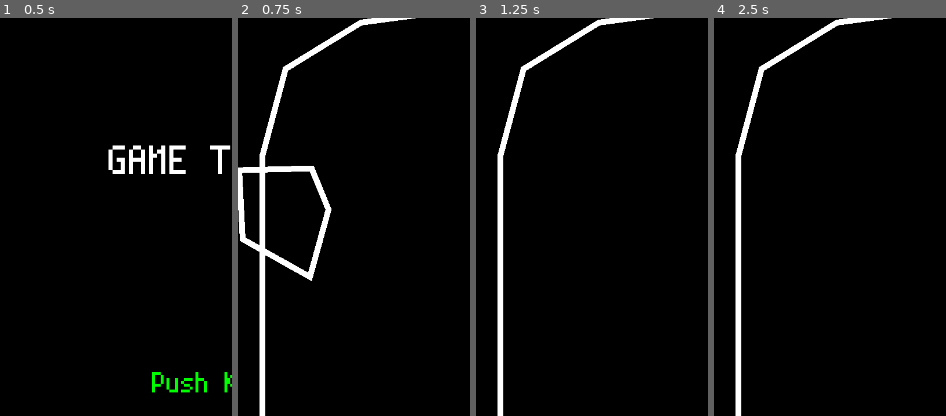
Above: before the commit, frames 1-4 (left to right).
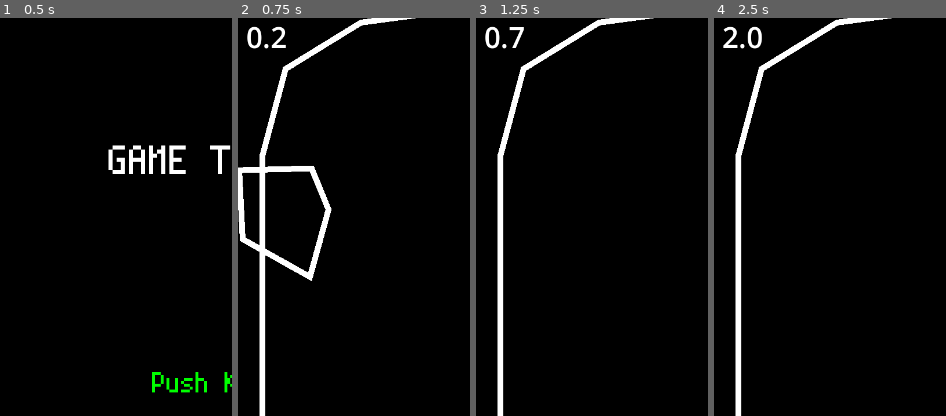
Above: after the commit, the same moments.

Repository: WOCae/L010
Game: Godot game, scene res://Scene/start_game.tscn
Two runs of this game, one before a commit and one after it. Both use one fixed random seed, a clock stepped at 60 frames per second and the inputs below.
Inputs (mouse positions are % of the whole screen's width and height, from its top left):
- Up to frame 1 (0.5 s): no input
- Up to frame 2 (0.75 s): tap Enter (ui_accept) at 0.5 s; move the mouse to (72, 45) at 0.52 s; hold Right (move_right) from 0.53 s (still down); click (72, 45) at 0.67 s
- Up to frame 3 (1.25 s): keep holding Right (move_right); tap Enter (ui_accept) at 0.77 s
- Up to frame 4 (2.5 s): move the mouse to (12, 7) at 1.27 s; release Right (move_right) at 1.28 s; hold Down (move_down) 1.28-2.03 s; click (12, 7) at 1.42 s; tap Enter (ui_accept) at 1.52 s; move the mouse to (44, 7) at 2.02 s; hold Right (move_right) from 2.03 s (still down); click (44, 7) at 2.17 s
The pictures show only the part of the screen within x 5-55%, y 4-54%; the shares and areas given below are measured in that part.

Frame 1 is identical in both runs. In frame 2, 0.4% of the frame differs, in the area x 3-21%, y 2-8%; in frame 3, 0.4%; in frame 4, 0.4%.

Commit message:
Update main.gd

Diff:
--- a/scripts/main.gd
+++ b/scripts/main.gd
@@ -3,6 +3,7 @@
 var lastPosi_X:float
 var lastPosi_Y:float
 var timeCount:float
+var latetimeCount:float
 
 func _ready():
 	CommonE1.emCount = 0
@@ -20,6 +21,8 @@
 	lastPosi_Y = $Player3.position.y
 	$HUD/time.text = "%7.1f" % timeCount #7は全文字数（.を含む）1は小数点以下数
 	$HUD/life.text =str(Global.life)
+	Global.elapsedTime += delta
+	$HUD/elapsed_time.text = "%7.1f" % Global.elapsedTime
 	#カウント5以上で画面遷移
 	if timeCount >= 5:
 		get_tree().change_scene_to_file("res://Scene/end_game.tscn")
